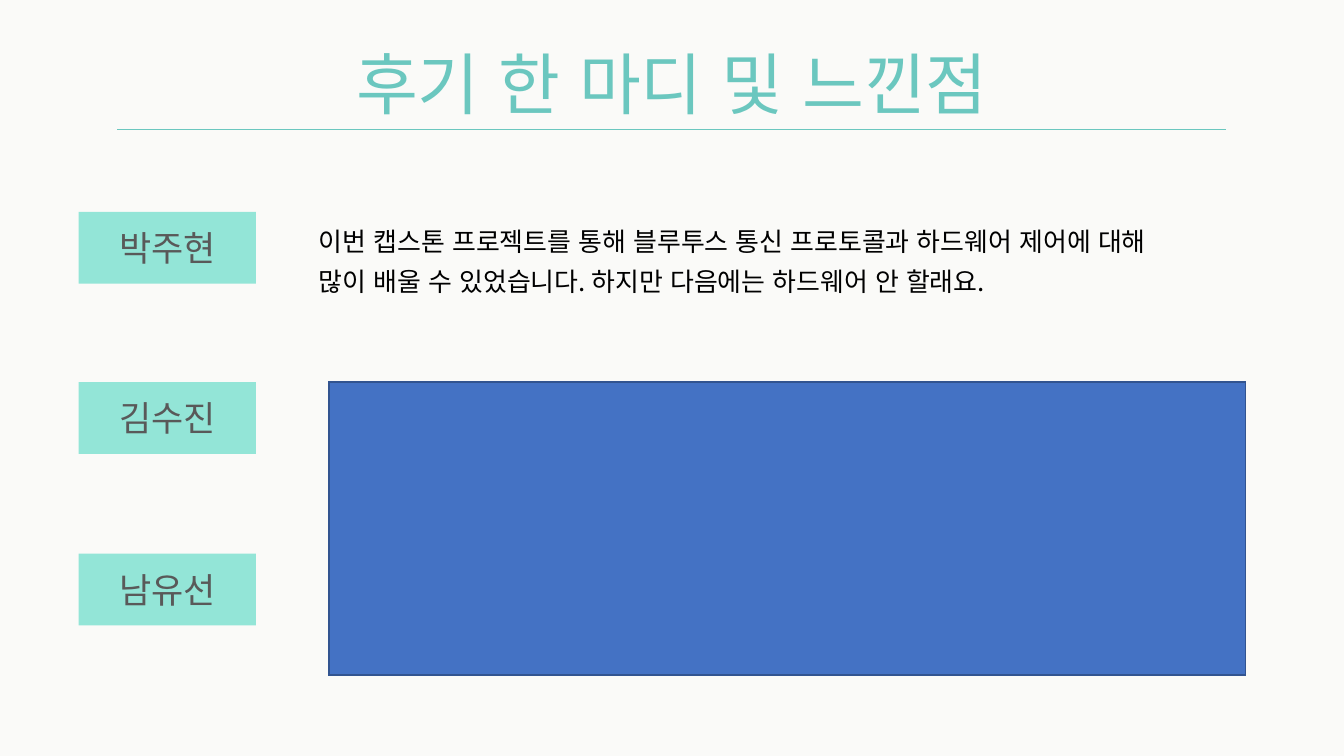
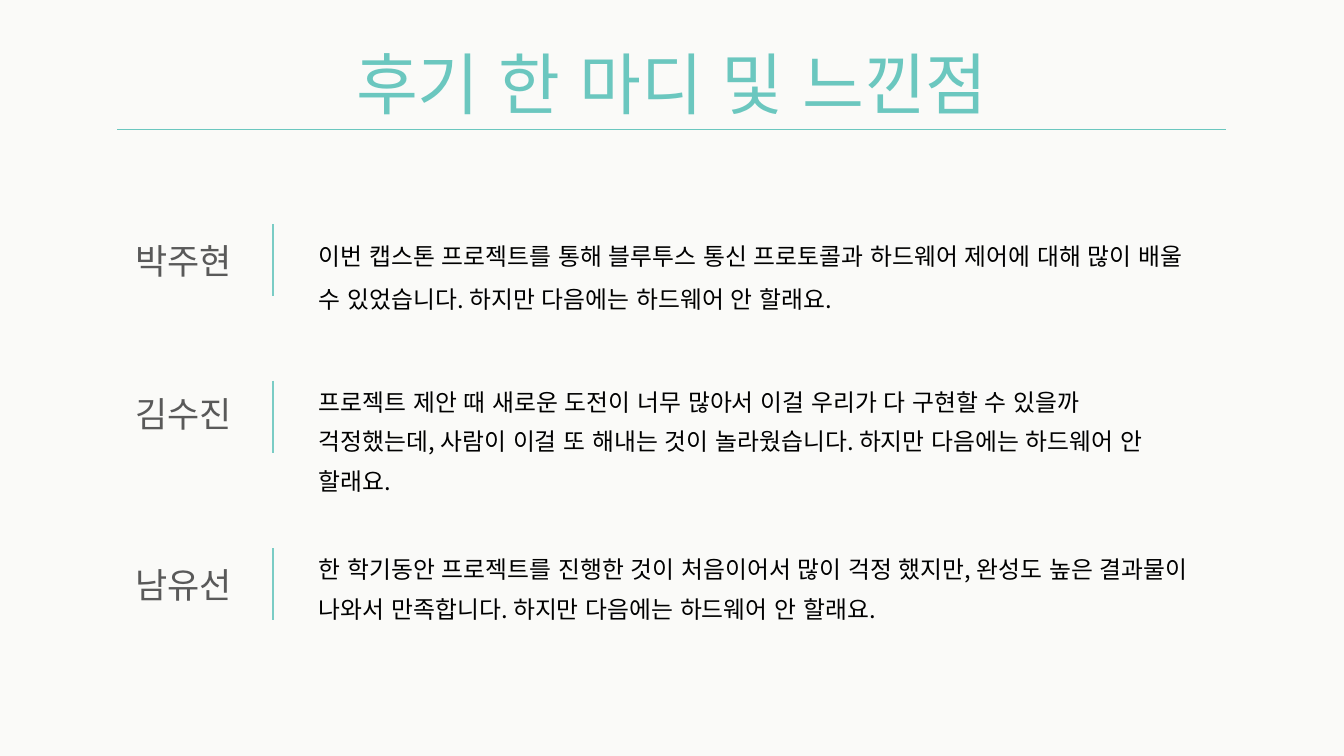
Before and after one commit to Team-Achi/Docs, a slide deck: slide 23 of PPT/캡스톤디자인_14주차_최종데모_5조.pptx (slide 26 before the commit). Drawn at 1344x756 pixels with LibreOffice and Linux fonts; fonts in the diff are those of the drawing. Boxes give left, top, right and bottom in pixels: in the first picture for what was removed or moved away, otherwise in the second. Text is boxed around its words. In the diff, an @@ line names an element or a change of style, - is before the commit and + after.

```diff
--- a/PPT/캡스톤디자인_14주차_최종데모_5조.pptx
+++ b/PPT/캡스톤디자인_14주차_최종데모_5조.pptx
@@ fill #93E5D7 to none in 3 elements at <box>136,398,232,430</box>, <box>136,569,232,601</box>, <box>136,245,232,277</box> @@
@@ text "박주현": place and size @@
-text "박주현" at <box>79,212,256,283</box>
+text "박주현" at <box>136,245,232,277</box>
@@ line added from (272, 225) to (272, 296), #7ACCC5 1.5 pt @@
@@ text "이번 캡스톤 프로젝트를 통해 블루투스 ...": place and size @@
-text "이번 캡스톤 프로젝트를 통해 블루투스 ..." at <box>319,229,1146,293</box>
+text "이번 캡스톤 프로젝트를 통해 블루투스 ..." at <box>319,245,1182,310</box>
@@ text "이번 캡스톤 프로젝트를 통해 블루투스 ..." at <box>319,245,1182,310</box>: size 18.5 to 17 pt; line spacing 1.3 to 1.5 @@
@@ text "김수진": place and size @@
-text "김수진" at <box>79,382,256,454</box>
+text "김수진" at <box>136,398,232,430</box>
@@ line added from (272, 381) to (272, 453), #7ACCC5 1.5 pt @@
@@ rectangle removed at <box>329,382,1245,676</box> @@
@@ text added at <box>319,391,1142,455</box>, 17 pt, text #000000 @@
+프로젝트 제안 때 새로운 도전이 너무 많아서 이걸 우리가 다 구현할 수 있을까 걱정했는데, 사람이 이걸 또 해내는 것이 놀라웠습니다. 하지만 다음에는 하드웨어 안 할래요.
@@ text "남유선": place and size @@
-text "남유선" at <box>79,554,256,625</box>
+text "남유선" at <box>136,569,232,601</box>
@@ line added from (272, 548) to (272, 620), #7ACCC5 1.5 pt @@
@@ text added at <box>319,558,1188,620</box>, 17 pt, text #000000 @@
+한 학기동안 프로젝트를 진행한 것이 처음이어서 많이 걱정 했지만, 완성도 높은 결과물이 나와서 만족합니다. 하지만 다음에는 하드웨어 안 할래요.
```
Also in this commit, not shown: 13 other slides changed, 5 slides added, 8 slides removed, 2 other files.
